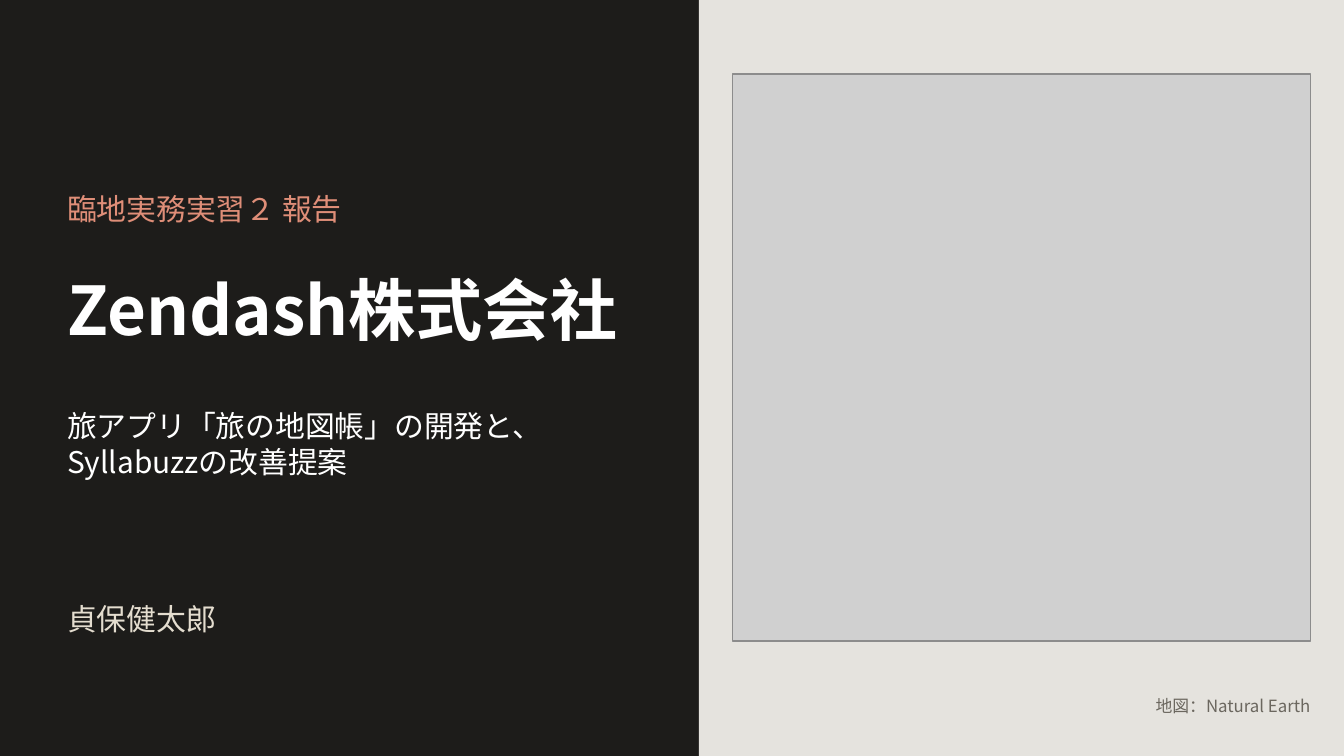
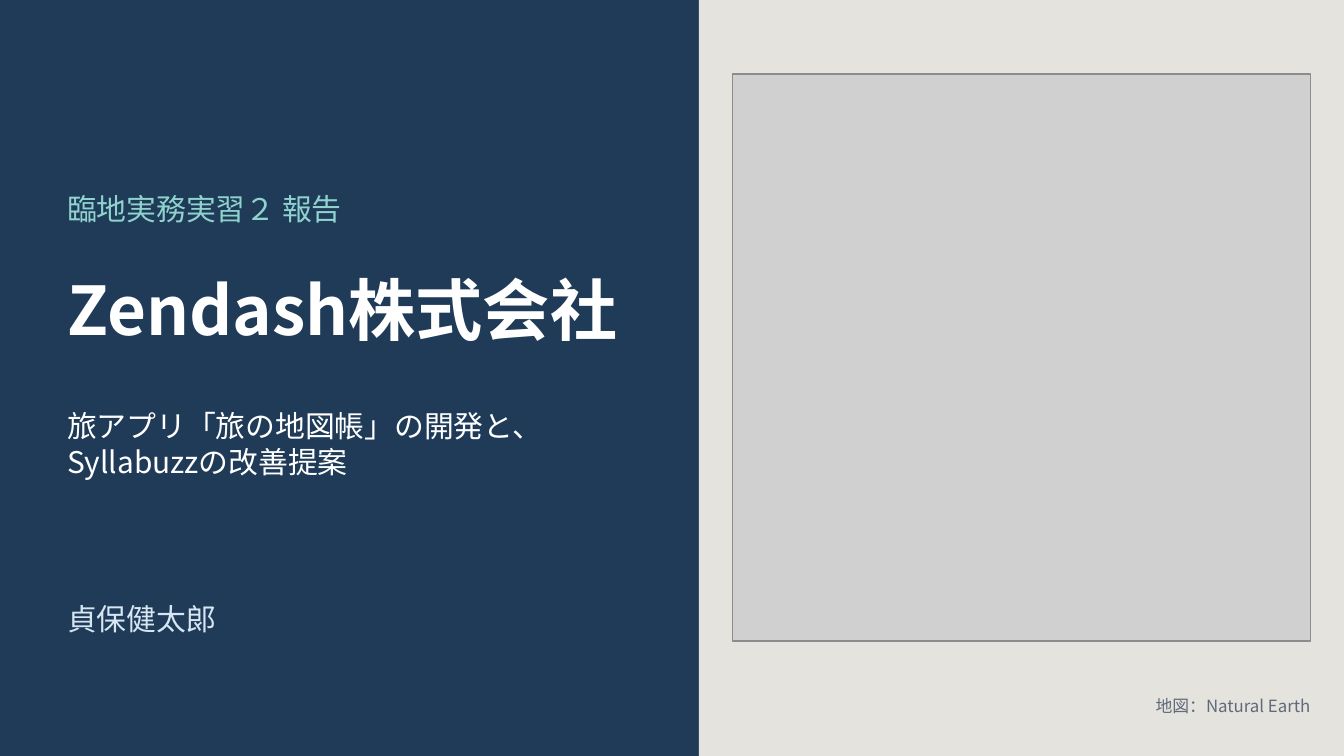
Before and after one commit to ken14121/nextjs-supabase-auth-practice, a slide deck: slide 1 of docs/reports/presentation-2026-11-24.pptx. Drawn at 1344x756 pixels with LibreOffice and Linux fonts; fonts in the diff are those of the drawing; grey boxes stand for pictures. Boxes give left, top, right and bottom in pixels: in the first picture for what was removed or moved away, otherwise in the second. Text is boxed around its words. In the diff, an @@ line names an element or a change of style, - is before the commit and + after.

```diff
--- a/docs/reports/presentation-2026-11-24.pptx
+++ b/docs/reports/presentation-2026-11-24.pptx
@@ background #1D1C1A to #1F3B57 @@
@@ text "臨地実務実習２ 報告" at (x1=67, y1=195, x2=342, y2=223): text colour #DF8E78 to #8FD3CF @@
@@ text "貞保健太郎" at (x1=67, y1=605, x2=216, y2=633): text colour #E4DDCF to #D7E6F2 @@
@@ text "地図：Natural Earth" at (x1=1156, y1=698, x2=1310, y2=713): text colour #6B675F to #5F6B78 @@
```
Also in this commit, not shown: 7 other slides changed.
